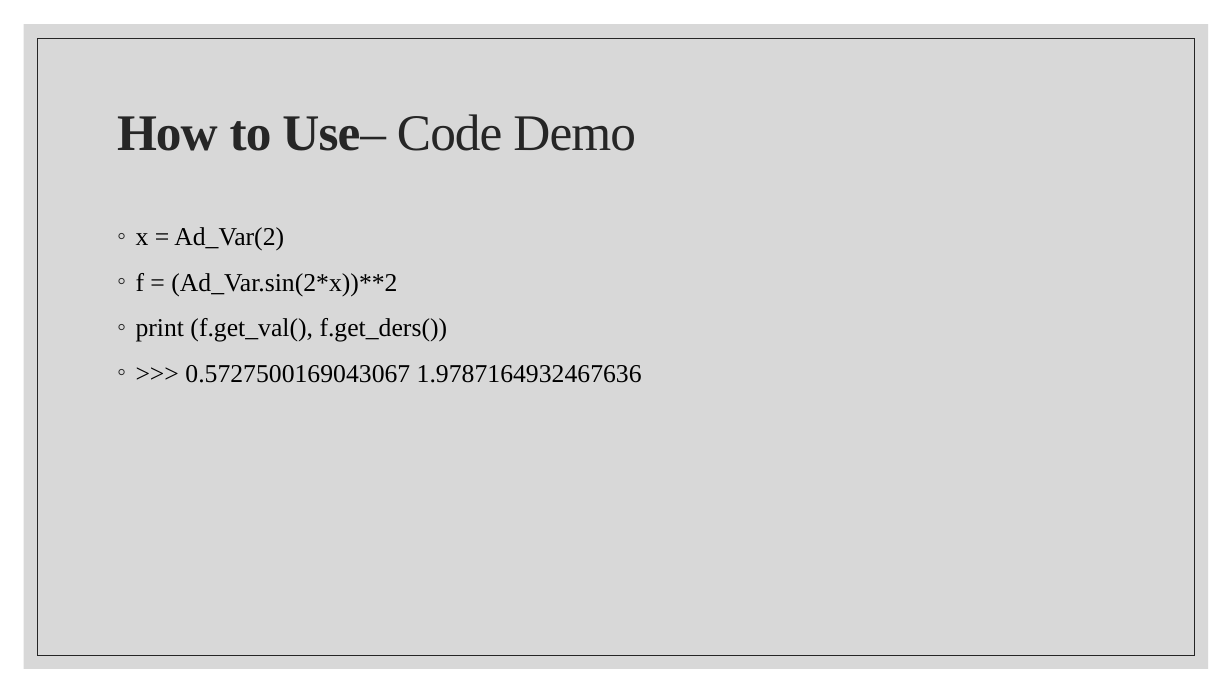
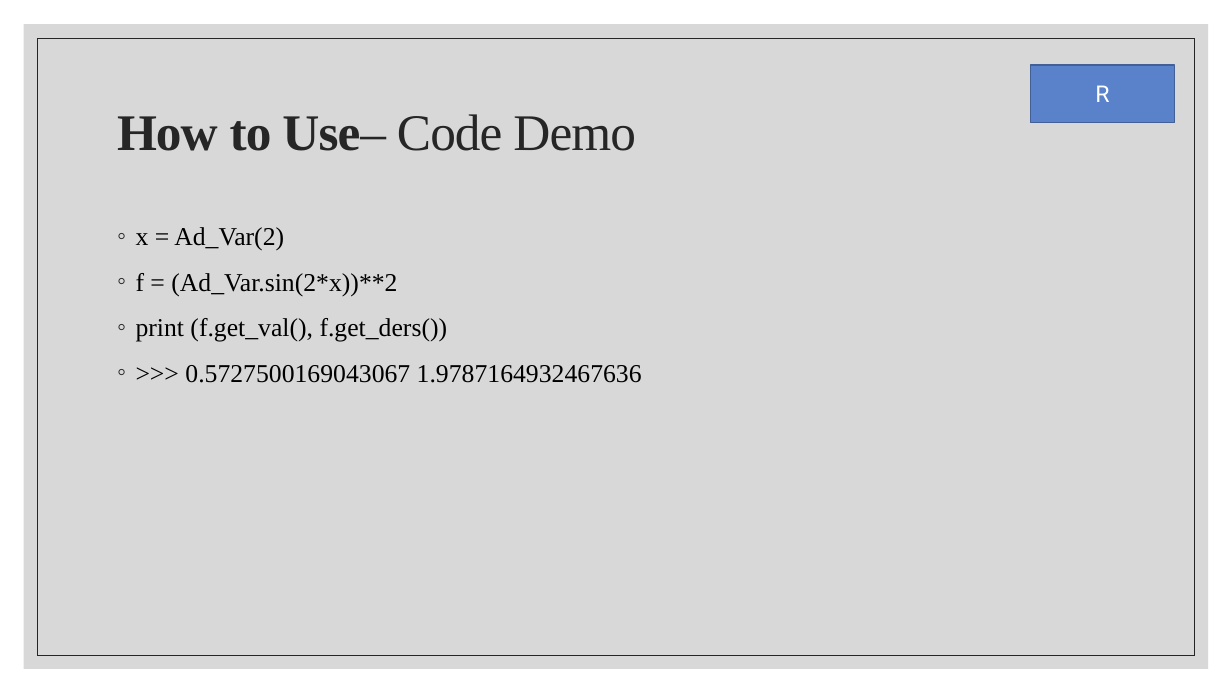
Before and after one commit to the-differentiators/cs207-FinalProject, a slide deck: slide 7 of docs/cs207-presentation.pptx (slide 6 before the commit). Drawn at 1232x693 pixels with LibreOffice and Linux fonts; fonts in the diff are those of the drawing. Boxes give left, top, right and bottom in pixels: in the first picture for what was removed or moved away, otherwise in the second. Text is boxed around its words. In the diff, an @@ line names an element or a change of style, - is before the commit and + after.

```diff
--- a/docs/cs207-presentation.pptx
+++ b/docs/cs207-presentation.pptx
@@ rectangle added at (x1=1031, y1=65, x2=1175, y2=122), fill #5A82CB, outline #436096 1 pt, 18 pt, text #FFFFFF @@
+R
```
Also in this commit, not shown: 7 other slides changed, 1 slide added, 1 other file.
